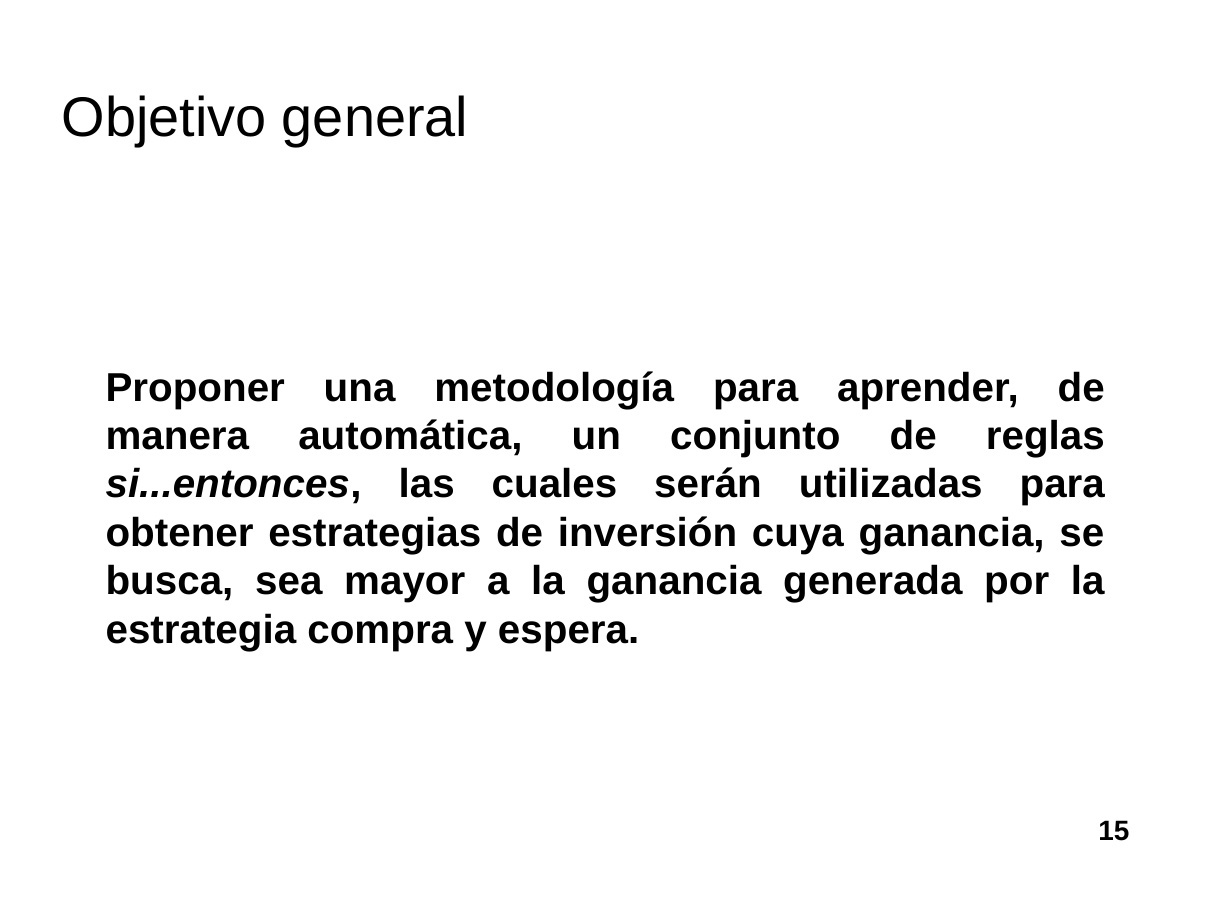
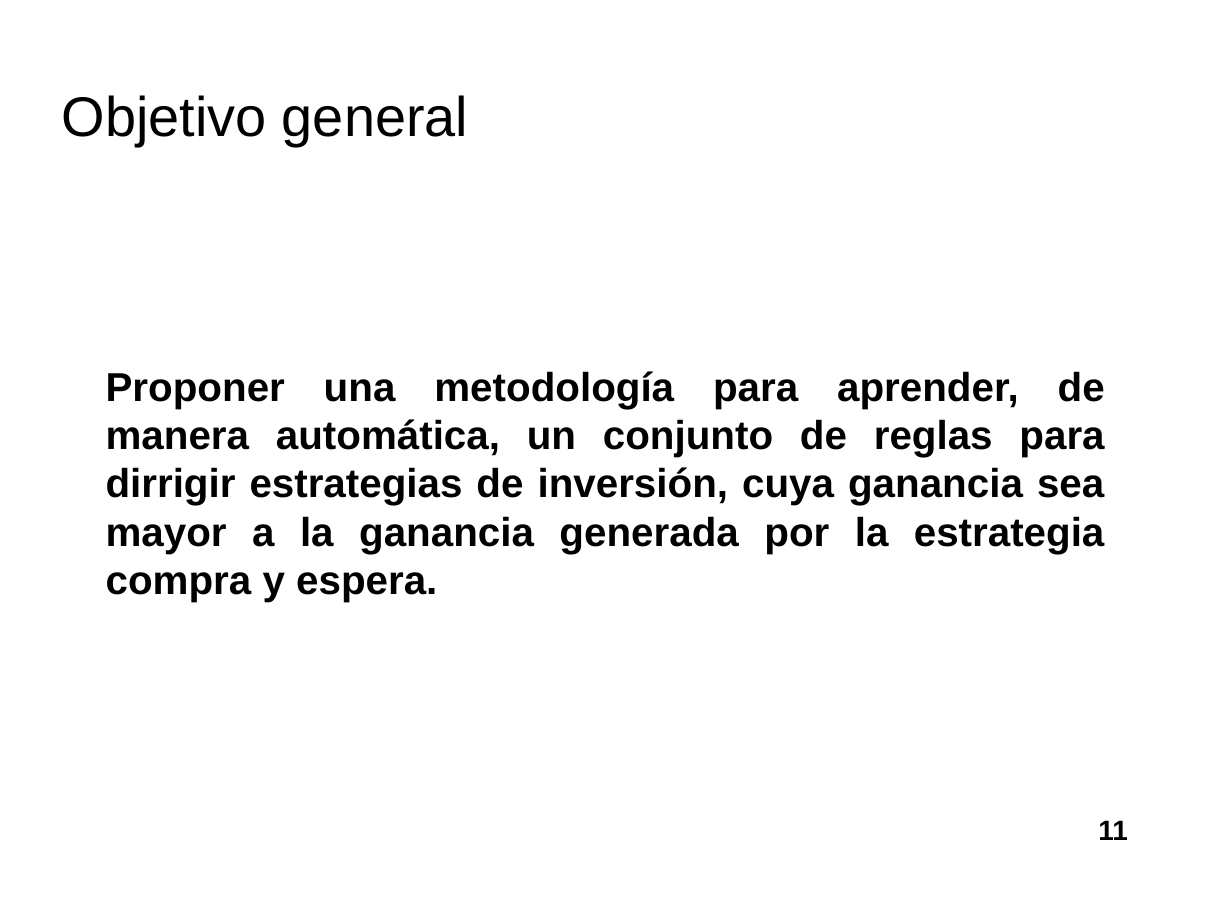
Before and after one commit to davidrmh/Thesis, a slide deck: slide 11 of presentaciones_finales/presentacion_seminario_B19.odp (slide 15 before the commit). Drawn at 1232x924 pixels with LibreOffice and Linux fonts; fonts in the diff are those of the drawing; background and template pictures are left out. Boxes give left, top, right and bottom in pixels: in the first picture for what was removed or moved away, otherwise in the second. Text is boxed around its words. In the diff, an @@ line names an element or a change of style, - is before the commit and + after.

```diff
--- a/presentaciones_finales/presentacion_seminario_B19.odp
+++ b/presentaciones_finales/presentacion_seminario_B19.odp
@@ text at [106, 371, 1105, 602]: text changed @@
-Proponer una metodología para aprender, de manera automática, un conjunto de reglas si...entonces, las cuales serán utilizadas para obtener estrategias de inversión cuya ganancia, se busca, sea mayor a la ganancia generada por la estrategia compra y espera.
+Proponer una metodología para aprender, de manera automática, un conjunto de reglas para dirrigir estrategias de inversión, cuya ganancia sea mayor a la ganancia generada por la estrategia compra y espera.
@@ page number at [1098, 820, 1128, 840]: text changed @@
-15
+11
```
Also in this commit, not shown: 14 other slides changed, 9 slides added, 22 slides removed.
